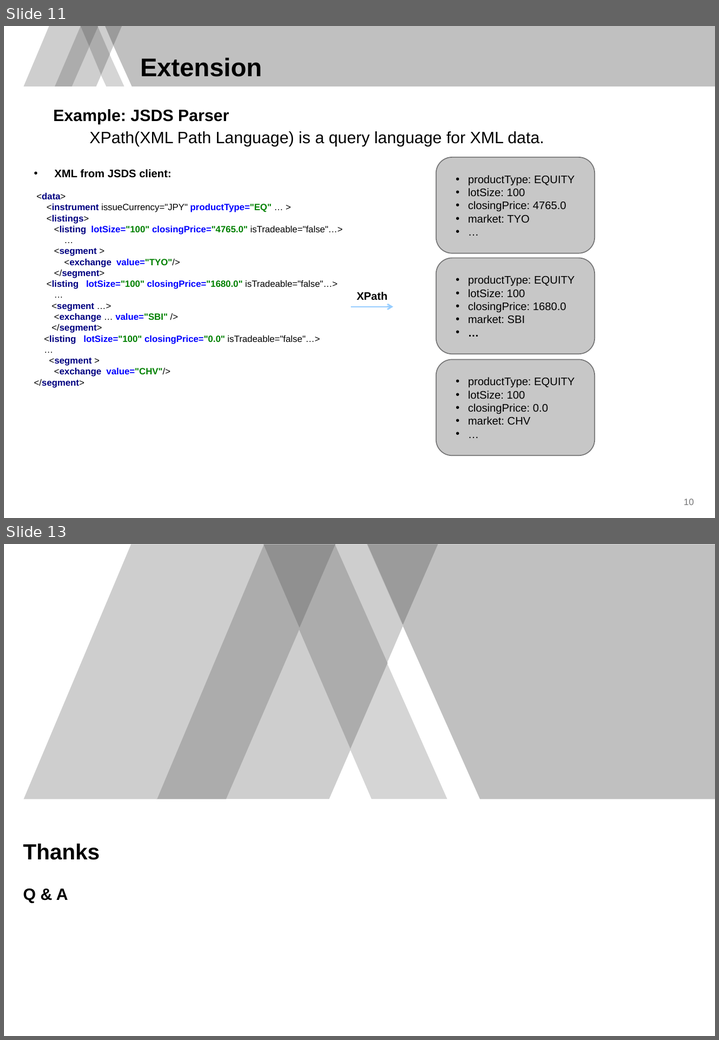
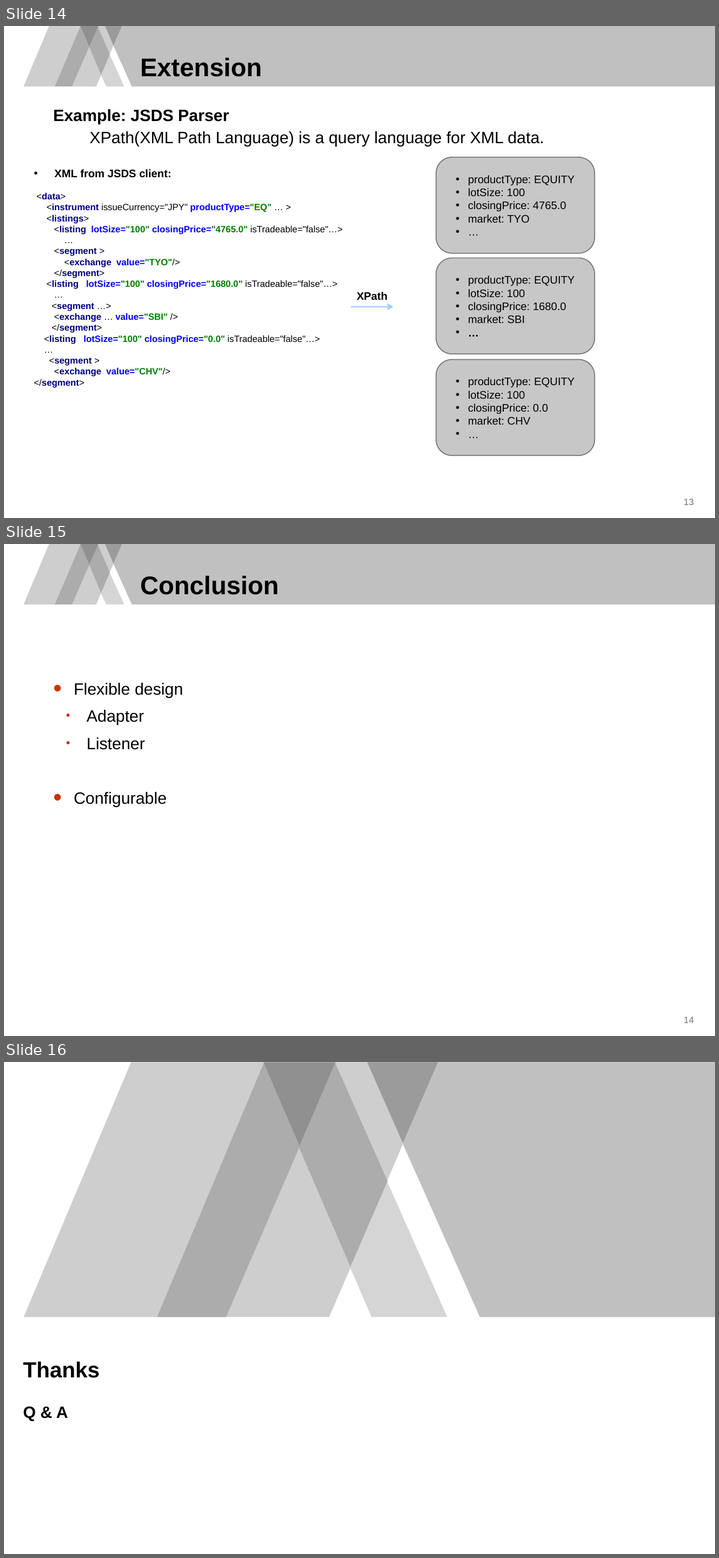
Before and after one commit to TongYuSamwise/sandboxWebAPI, a slide deck: Yu Tong - Presentation - Real Time Recon Tool.pptx. Shown one above the other, each under a label of ours: slides 11 and 13 before the commit, slides 14, 15 and 16 after it; the slides between them are not shown. The pictures are 719x1040 and 719x1558 pixels, drawn with LibreOffice and Linux fonts; fonts in the diff are those of the drawing; background and template pictures are left out. Boxes give left, top, right and bottom in pixels: in the first picture for what was removed or moved away, otherwise in the second. Text is boxed around its words. In the diff, an @@ line names an element or a change of style, - is before the commit and + after.

```diff
--- a/Yu Tong - Presentation - Real Time Recon Tool.pptx
+++ b/Yu Tong - Presentation - Real Time Recon Tool.pptx
@@ slide 15 added at box(4, 544, 715, 1036), background #FFFFFF; not listed: 10 template elements that a slide beside it also shows @@
@@ title added at box(140, 575, 279, 595), 28 pt, text #000000, bold @@
+Conclusion
@@ text added at box(74, 683, 183, 807), 18 pt, text #000000 @@
+• Flexible design
+  • Adapter
+  • Listener
+• Configurable
@@ page number added at box(683, 1017, 694, 1023), 10 pt, text #737374 @@
+14
@@ what was slide 11 is now slide 14 @@
@@ page number at box(683, 499, 694, 505): text changed @@
-10
+13
@@ what was slide 13 is now slide 16 @@
```
Also in this commit, not shown: 8 slides changed, 2 other slides added.
